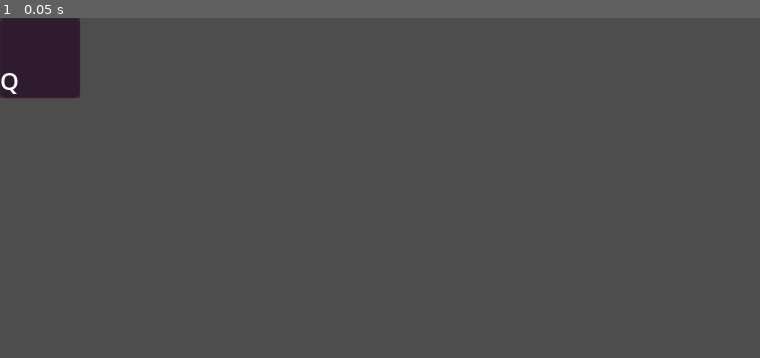
Above: before the commit, frame 1.
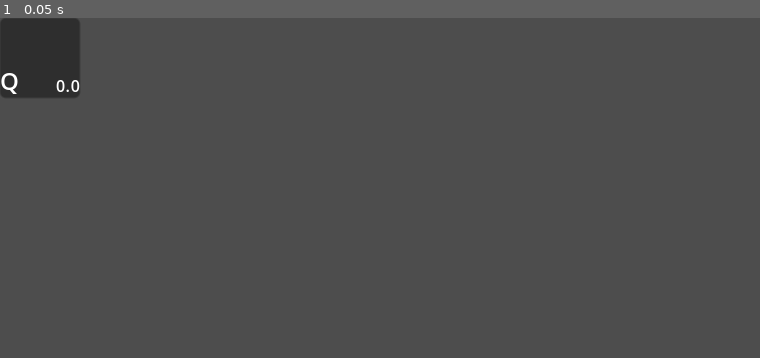
Above: after the commit, the same moment.

Repository: Z3BINI/fnac-project
Game: Godot game, scene res://scenes/UI/spell_button.tscn
Two runs of this game, one before a commit and one after it. Both use one fixed random seed, a clock stepped at 60 frames per second and the inputs below. The project has no main scene, so this scene is started directly.
Inputs:
- Up to frame 1 (0.05 s): no input

The runs differ from the first frame. In frame 1, less than 0.1% of the frame differs, in the area x 0-11%, y 0-24%.

Commit message:
Spell button tweaking
Removed key change feature, won't be necessary for this project. Added on_cd variable to help ability manager know if can cast. Set spell stats func to set properties of any spell loaded to this button.

Diff:
--- a/scenes/UI/spell_button.tscn
+++ b/scenes/UI/spell_button.tscn
@@ -1,17 +1,13 @@
-[gd_scene load_steps=5 format=3 uid="uid://brfthv744weni"]
+[gd_scene load_steps=3 format=3 uid="uid://brfthv744weni"]
 
 [ext_resource type="Texture2D" uid="uid://b52ycyp4j8hk5" path="res://white.png" id="2_tplxg"]
 [ext_resource type="Script" path="res://scripts/UI/spell_button.gd" id="2_xprad"]
 
-[sub_resource type="InputEventKey" id="InputEventKey_3u7lf"]
-
-[sub_resource type="Shortcut" id="Shortcut_c876h"]
-events = [SubResource("InputEventKey_3u7lf")]
-
 [node name="SpellButton" type="TextureButton"]
+custom_minimum_size = Vector2(40, 0)
 offset_right = 40.0
 offset_bottom = 40.0
-shortcut = SubResource("Shortcut_c876h")
+toggle_mode = true
 ignore_texture_size = true
 stretch_mode = 0
 script = ExtResource("2_xprad")
@@ -62,5 +58,4 @@
 offset_right = 40.0
 offset_bottom = 40.0
 
-[connection signal="pressed" from="." to="." method="_on_pressed"]
 [connection signal="timeout" from="Timer" to="." method="_on_timer_timeout"]
--- a/scripts/UI/spell_button.gd
+++ b/scripts/UI/spell_button.gd
@@ -1,44 +1,38 @@
 extends TextureButton
 
-@onready var cooldown = $Cooldown
-@onready var key = $Key
+@onready var cooldown_texture = $Cooldown
 @onready var time = $Time
 @onready var timer = $Timer
+@onready var key = $Key
 
 var spell : Spell = null
 
-var change_key = "":
-	set(value):
-		change_key = value
-		key.text = value
-
-		shortcut = Shortcut.new()
-		var new_key = InputEventKey.new()
-		new_key.keycode = value.unicode_at(0)
-
-		shortcut.events = [new_key]
+var on_cd : bool = false
 
 func _ready():
-	change_key = "Q"
-	cooldown.max_value = timer.wait_time
+	if spell != null:
+		set_spell_stats()
+
+func set_spell_stats():
+	timer.wait_time = spell.COOLDOWN
+	time.text = str(spell.COOLDOWN)
+
+	texture_normal = spell.TEXTURE
+
+	cooldown_texture.max_value = timer.wait_time
+	cooldown_texture.value = 0
 	set_process(false)
 
 func _process(_delta):
 	time.text = "%3.1f" % timer.time_left
-	cooldown.value = timer.time_left
+	cooldown_texture.value = timer.time_left
 
-
-func _on_pressed():
-	if spell != null:
-		spell.cast()
-
-		timer.start()
-		disabled = true
-		set_process(true)
-
+func used_spell():
+	on_cd = true
+	timer.start()
+	set_process(true)
 
 func _on_timer_timeout():
-	disabled = false
-	time.text = ""
-	cooldown.value = 0
+	on_cd = false
+	set_spell_stats()
 	set_process(false)
